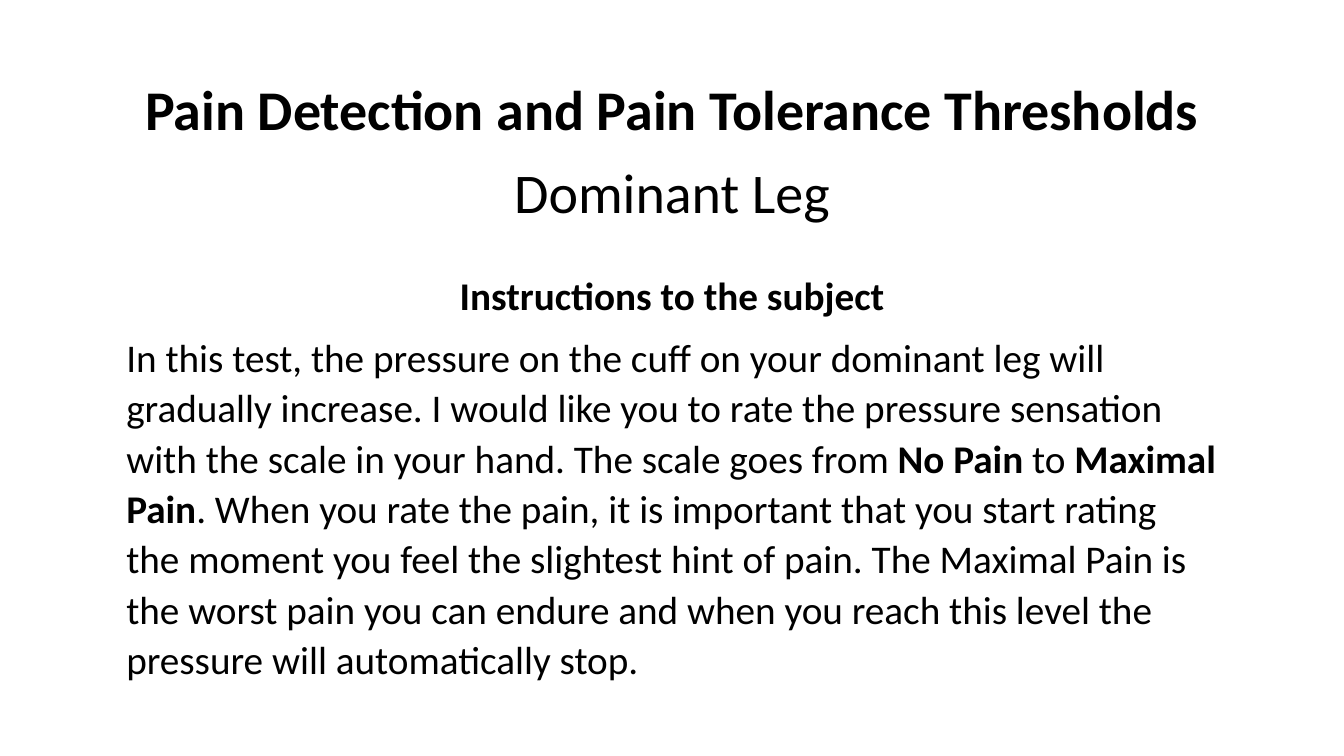
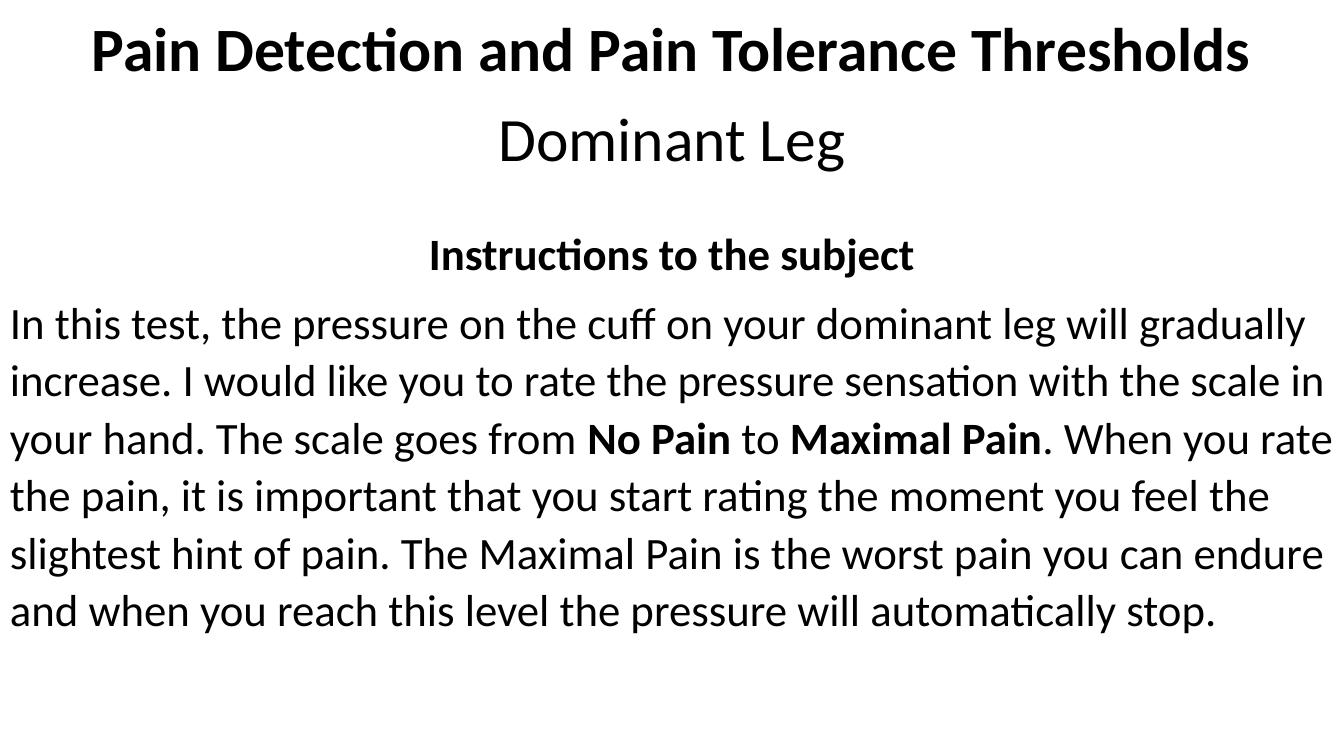
Before and after one commit to LabBench-Society/Protocols, a slide deck: slide 1 of ctscpm2ap/CPAInstructions.pptx. Drawn at 1344x756 pixels with LibreOffice and Linux fonts; fonts in the diff are those of the drawing. Boxes give left, top, right and bottom in pixels: in the first picture for what was removed or moved away, otherwise in the second. Text is boxed around its words. In the diff, an @@ line names an element or a change of style, - is before the commit and + after.

Commit message:
Updated instructions

```diff
--- a/ctscpm2ap/CPAInstructions.pptx
+++ b/ctscpm2ap/CPAInstructions.pptx
@@ text "Pain Detection and Pain Tolerance ...": place and size @@
-text "Pain Detection and Pain Tolerance ..." at (126, 90, 1216, 681)
+text "Pain Detection and Pain Tolerance ..." at (10, 27, 1333, 634)
@@ text "Pain Detection and Pain Tolerance ..." at (10, 27, 1333, 634): size 40 to 44 pt in "Pain Detection and Pain Tolerance Thresholds", "Dominant Leg"; size 28 to 32 pt in "Instructions to the subject", "In this test, the pressure on the ..." @@
```
Also in this commit, not shown: 3 other slides changed, 5 other files.
